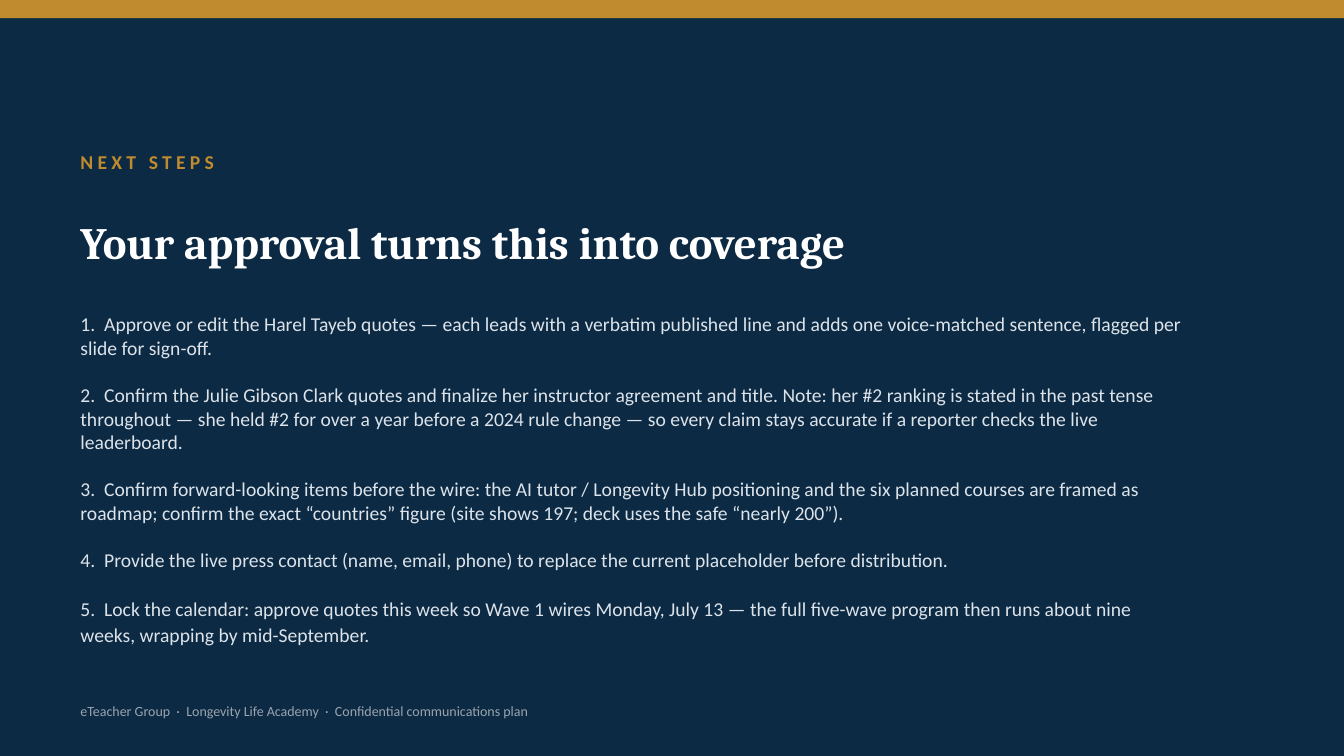
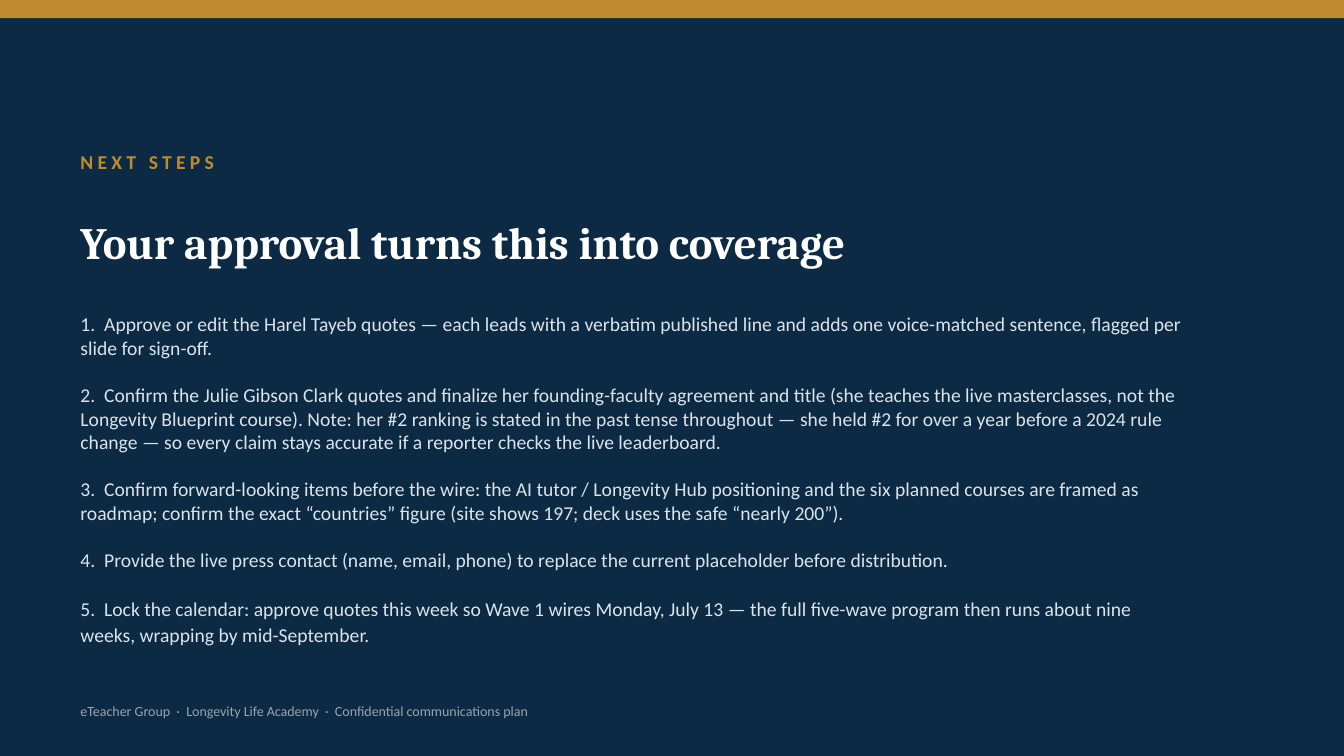
Before and after one commit to gitteromri-ux/eteacher-longevity-pr-campaign, a slide deck: slide 37 of eTeacher_Longevity_PR_Campaign.pptx. Drawn at 1344x756 pixels with LibreOffice and Linux fonts; fonts in the diff are those of the drawing. Boxes give left, top, right and bottom in pixels: in the first picture for what was removed or moved away, otherwise in the second. Text is boxed around its words. In the diff, an @@ line names an element or a change of style, - is before the commit and + after.

Commit message:
Julie = founding faculty teaching masterclasses (not the Blueprint); simplify openings

```diff
--- a/eTeacher_Longevity_PR_Campaign.pptx
+++ b/eTeacher_Longevity_PR_Campaign.pptx
@@ text at [80, 317, 1181, 620]: text changed @@
-1. Approve or edit the Harel Tayeb quotes — each leads with a verbatim published line and adds one voice-matched sentence, flagged per slide for sign-off.
-2. Confirm the Julie Gibson Clark quotes and finalize her instructor agreement and title. Note: her #2 ranking is stated in the past tense throughout — she held #2 for over a year before a 2024 rule change — so every claim stays accurate if a reporter checks the live leaderboard.
-3. Confirm forward-looking items before the wire: the AI tutor / Longevity Hub positioning and the six planned courses are framed as roadmap; confirm the exact “countries” figure (site shows 197; deck uses the safe “nearly 200”).
-4. Provide the live press contact (name, email, phone) to replace the current placeholder before distribution.
-5. Lock the calendar: approve quotes this week so Wave 1 wires Monday, July 13 — the full five-wave program then runs about nine weeks, wrapping by mid-September.
+1. Approve or edit the Harel Tayeb quotes — each leads with a verbatim published line and adds one voice-matched sentence, flagged per slide for sign-off.
+2. Confirm the Julie Gibson Clark quotes and finalize her founding-faculty agreement and title (she teaches the live masterclasses, not the Longevity Blueprint course). Note: her #2 ranking is stated in the past tense throughout — she held #2 for over a year before a 2024 rule change — so every claim stays accurate if a reporter checks the live leaderboard.
+3. Confirm forward-looking items before the wire: the AI tutor / Longevity Hub positioning and the six planned courses are framed as roadmap; confirm the exact “countries” figure (site shows 197; deck uses the safe “nearly 200”).
+4. Provide the live press contact (name, email, phone) to replace the current placeholder before distribution.
+5. Lock the calendar: approve quotes this week so Wave 1 wires Monday, July 13 — the full five-wave program then runs about nine weeks, wrapping by mid-September.
```
Also in this commit, not shown: 22 other slides changed, 1 other file.
